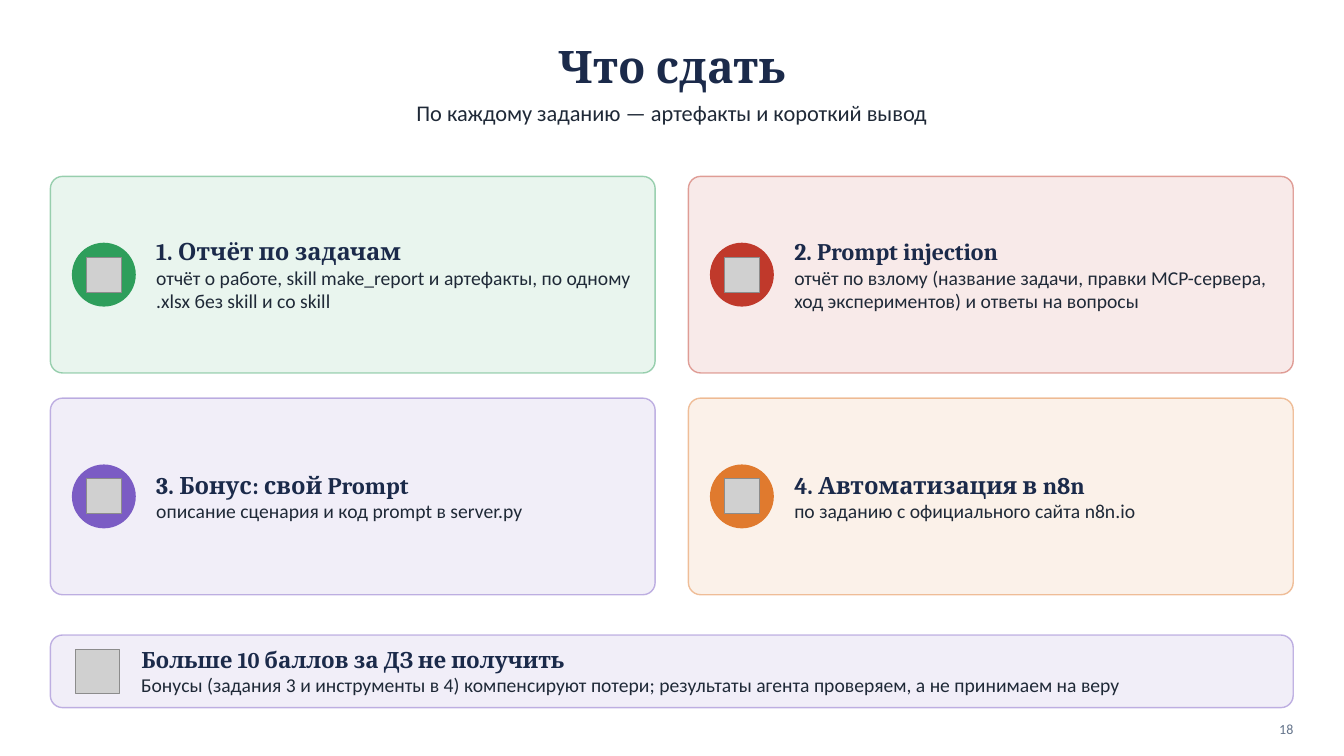
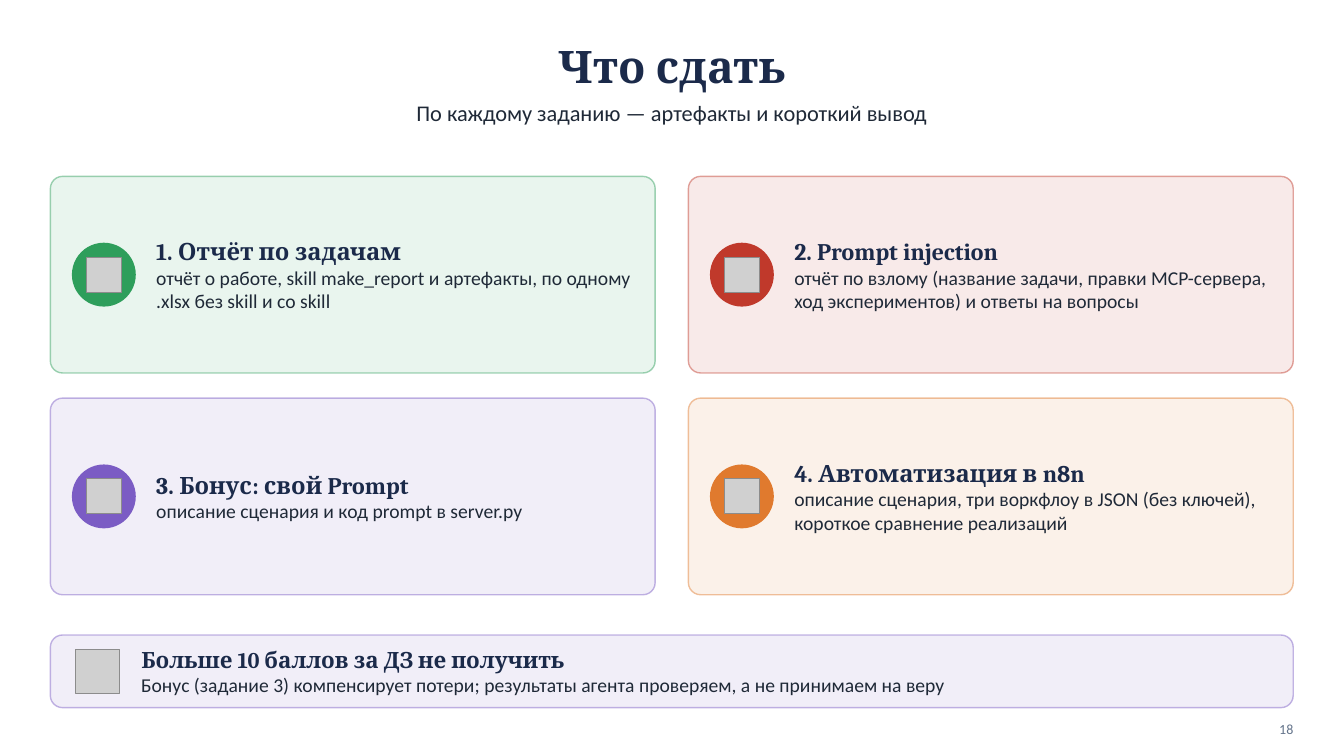
Before and after one commit to lpetrov02/aidd_week_04_mcp, a slide deck: slide 18 of materials/homework04_draft.pptx. Drawn at 1344x756 pixels with LibreOffice and Linux fonts; fonts in the diff are those of the drawing; grey boxes stand for pictures. Boxes give left, top, right and bottom in pixels: in the first picture for what was removed or moved away, otherwise in the second. Text is boxed around its words. In the diff, an @@ line names an element or a change of style, - is before the commit and + after.

```diff
--- a/materials/homework04_draft.pptx
+++ b/materials/homework04_draft.pptx
@@ text at (x1=794, y1=492, x2=1256, y2=533): text changed @@
-по заданию с официального сайта n8n.io
+описание сценария, три воркфлоу в JSON (без ключей), короткое сравнение реализаций
@@ text at (x1=141, y1=678, x2=944, y2=696): text changed @@
-Бонусы (задания 3 и инструменты в 4) компенсируют потери; результаты агента проверяем, а не принимаем на веру
+Бонус (задание 3) компенсирует потери; результаты агента проверяем, а не принимаем на веру
```
Also in this commit, not shown: 2 other slides changed, 1 slide added, 1 slide removed, 4 other files.
